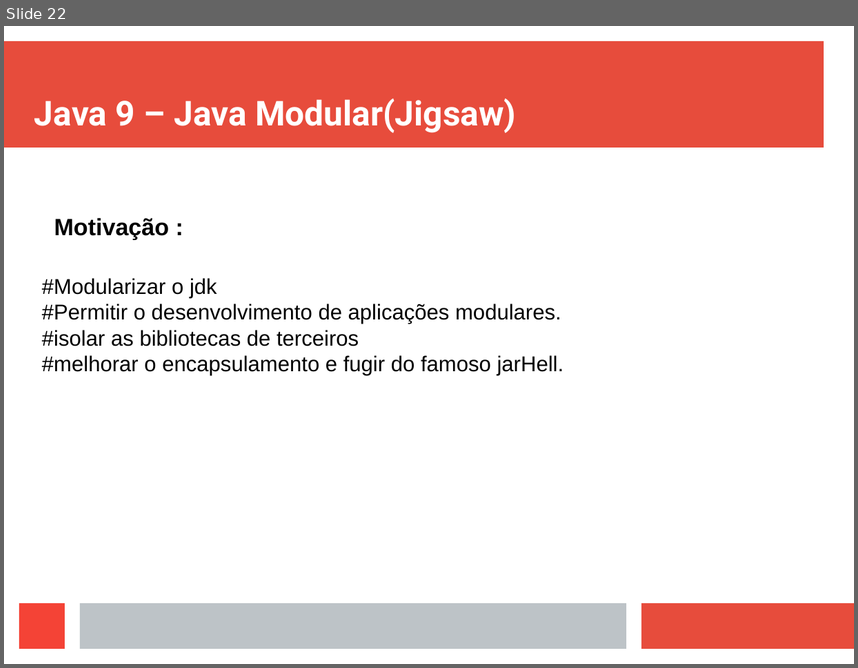
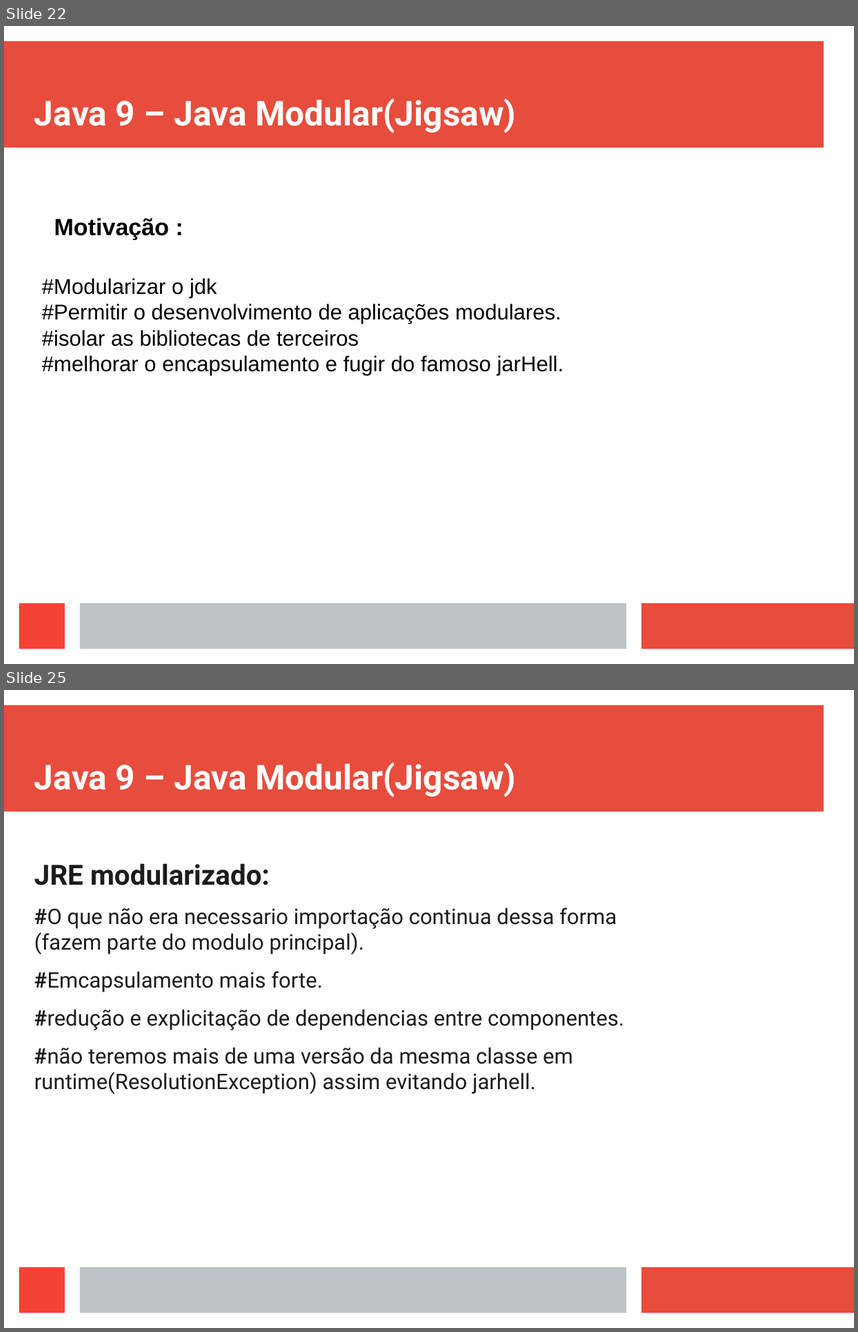
Before and after one commit to viniciusFortti/test, a slide deck: Apresentação/ApresentaçãoTerceiraSemana.odp. Shown one above the other, each under a label of ours: slide 22 before the commit, slides 22 and 25 after it; the slides between them are not shown. The pictures are 858x668 and 858x1332 pixels, drawn with LibreOffice and Linux fonts; fonts in the diff are those of the drawing. Boxes give left, top, right and bottom in pixels: in the first picture for what was removed or moved away, otherwise in the second. Text is boxed around its words. In the diff, an @@ line names an element or a change of style, - is before the commit and + after.

```diff
--- a/Apresentação/ApresentaçãoTerceiraSemana.odp
+++ b/Apresentação/ApresentaçãoTerceiraSemana.odp
@@ slide 25 added at box(4, 690, 854, 1328), background #FFFFFF; not listed: 4 template elements that a slide beside it also shows @@
@@ title added at box(34, 762, 516, 797), 32 pt, text #FFFFFF, bold @@
+Java 9 – Java Modular(Jigsaw)
@@ text added at box(34, 863, 624, 1094), 20 pt, text #1C1C1C @@
+JRE modularizado:
+#O que não era necessario importação continua dessa forma
+(fazem parte do modulo principal).
+#Emcapsulamento mais forte.
+#redução e explicitação de dependencias entre componentes.
+#não teremos mais de uma versão da mesma classe em runtime(ResolutionException) assim evitando jarhell.
```
Also in this commit, not shown: 11 other slides added, 3 other files.
